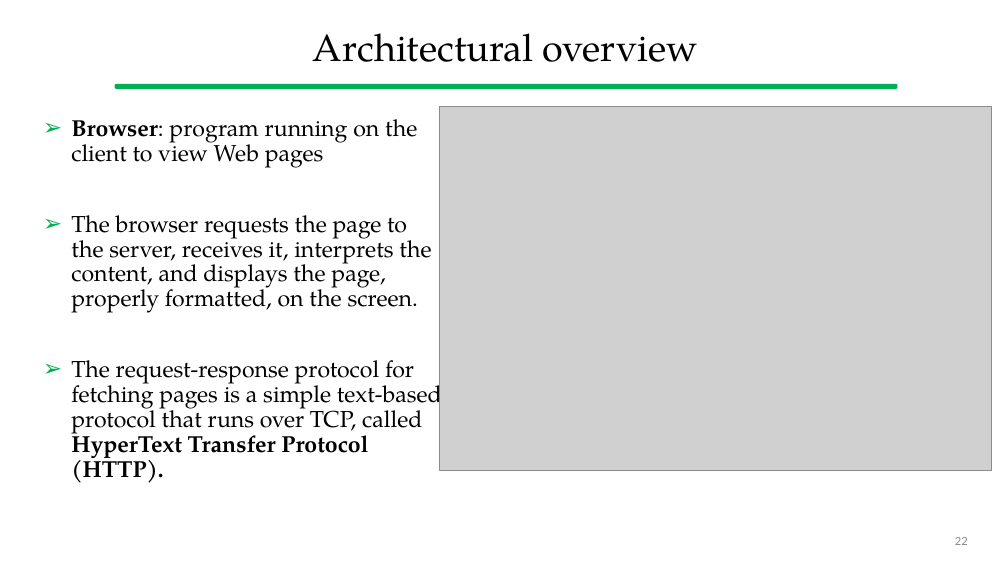
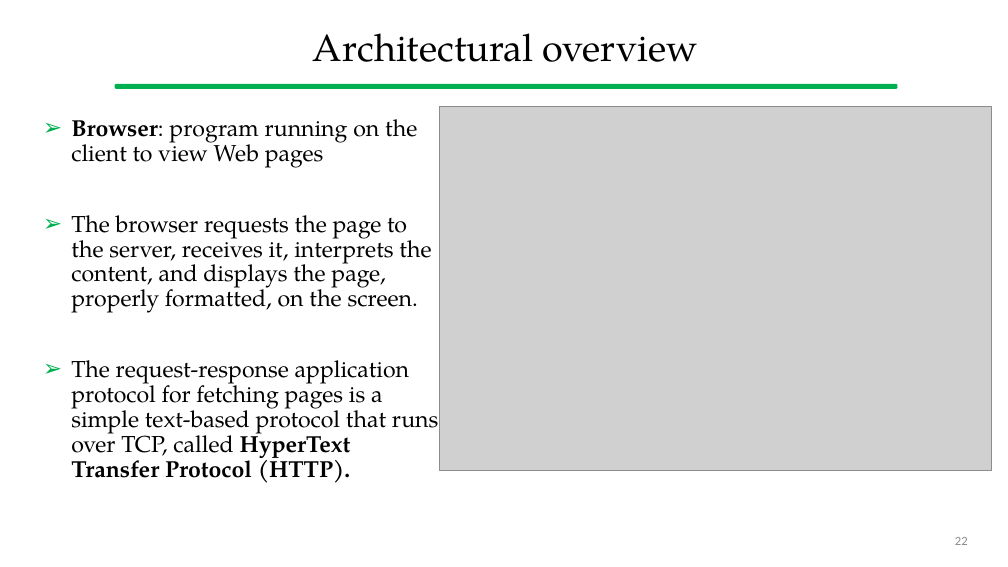
Before and after one commit to gcappon/bwthw, a slide deck: slide 22 of theory_04-fundamentals_of_computer_networks/theory_04-fundamentals_of_computer_networks.pptx. Drawn at 1008x567 pixels with LibreOffice and Linux fonts; fonts in the diff are those of the drawing; grey boxes stand for pictures. Boxes give left, top, right and bottom in pixels: in the first picture for what was removed or moved away, otherwise in the second. Text is boxed around its words. In the diff, an @@ line names an element or a change of style, - is before the commit and + after.

```diff
--- a/theory_04-fundamentals_of_computer_networks/theory_04-fundamentals_of_computer_networks.pptx
+++ b/theory_04-fundamentals_of_computer_networks/theory_04-fundamentals_of_computer_networks.pptx
@@ text at (71, 360, 438, 483): text changed @@
-➢ The request-response protocol for fetching pages is a simple text-based protocol that runs over TCP, called HyperText Transfer Protocol (HTTP).
+➢ The request-response application protocol for fetching pages is a simple text-based protocol that runs over TCP, called HyperText Transfer Protocol (HTTP).
```
Also in this commit, not shown: 3 other slides changed, 4 other files.
